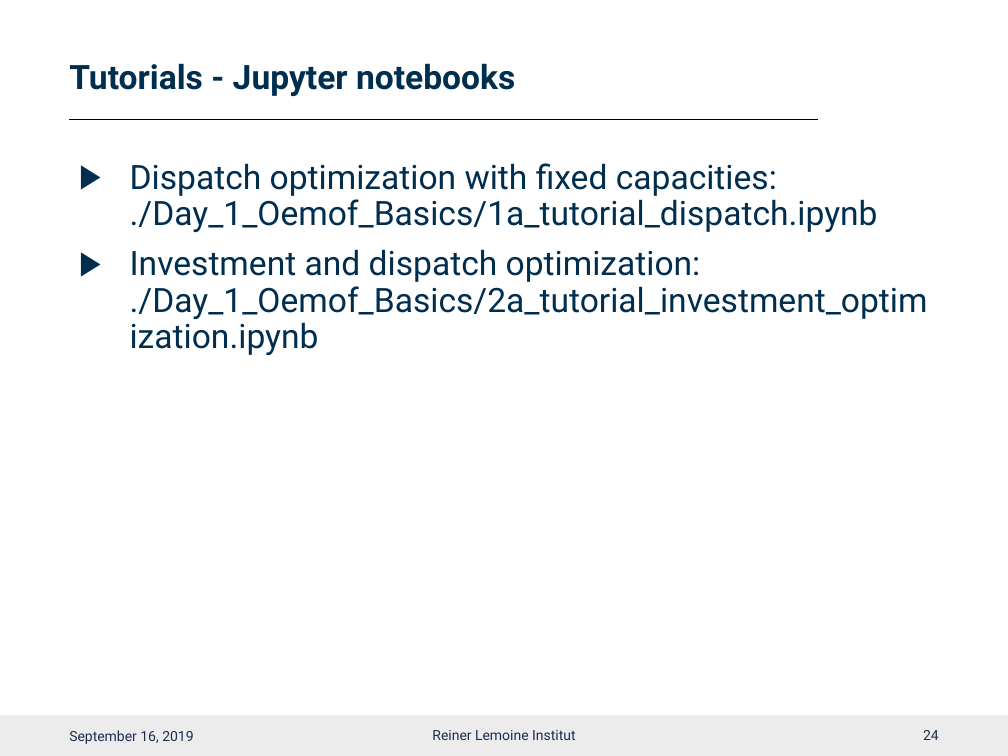
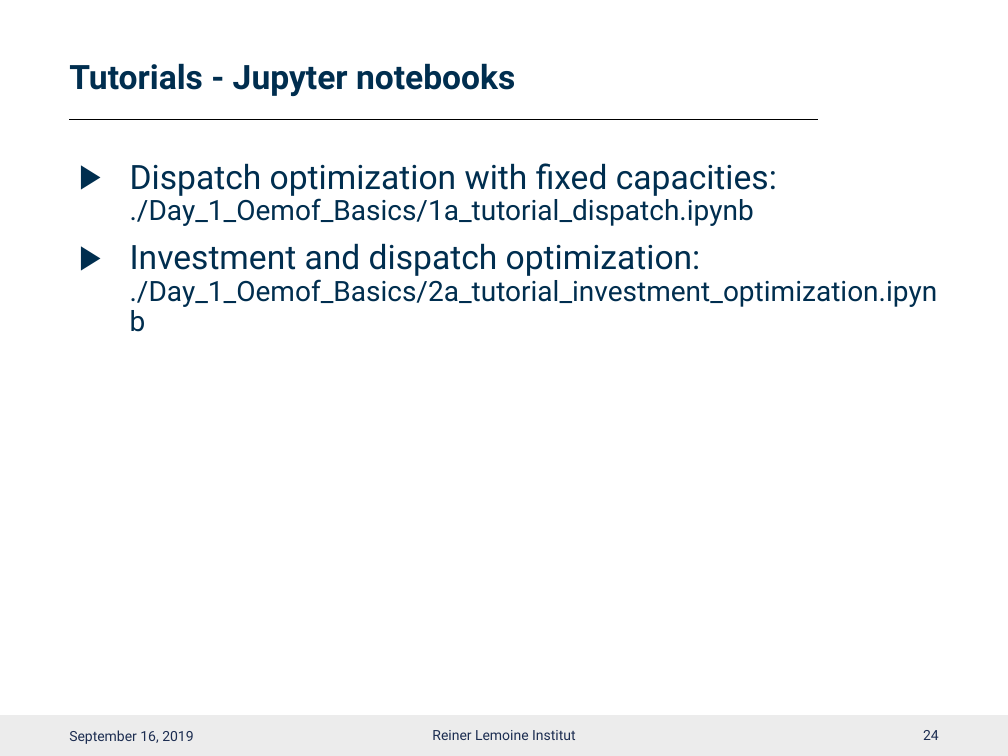
Before and after one commit to smartie2076/oemof_workshop, a slide deck: slide 25 of Oemof_Workshop_03_Basics.pptx. Drawn at 1008x756 pixels with LibreOffice and Linux fonts; fonts in the diff are those of the drawing; background and template pictures are left out. Boxes give left, top, right and bottom in pixels: in the first picture for what was removed or moved away, otherwise in the second. Text is boxed around its words. In the diff, an @@ line names an element or a change of style, - is before the commit and + after.

```diff
--- a/Oemof_Workshop_03_Basics.pptx
+++ b/Oemof_Workshop_03_Basics.pptx
@@ text "Dispatch optimization with fixed capacities: ..." at box(130, 163, 938, 307): size 24 to 20 pt in "./Day_1_Oemof_Basics/1a_tutorial_dispatch.ipynb", "./Day_1_Oemof_Basics/2a_tutorial_investment_optimization.ipy ..." @@
```
Also in this commit, not shown: 4 other slides changed, 7 other files.
